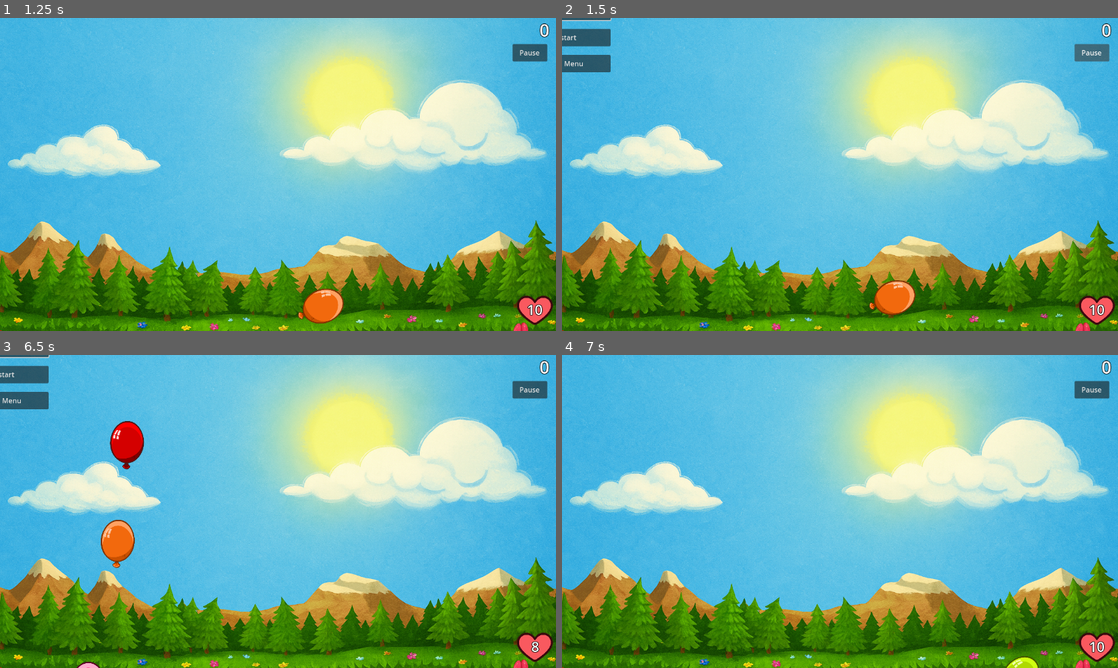
Above: before the commit, frames 1-4 (two rows, left to right).
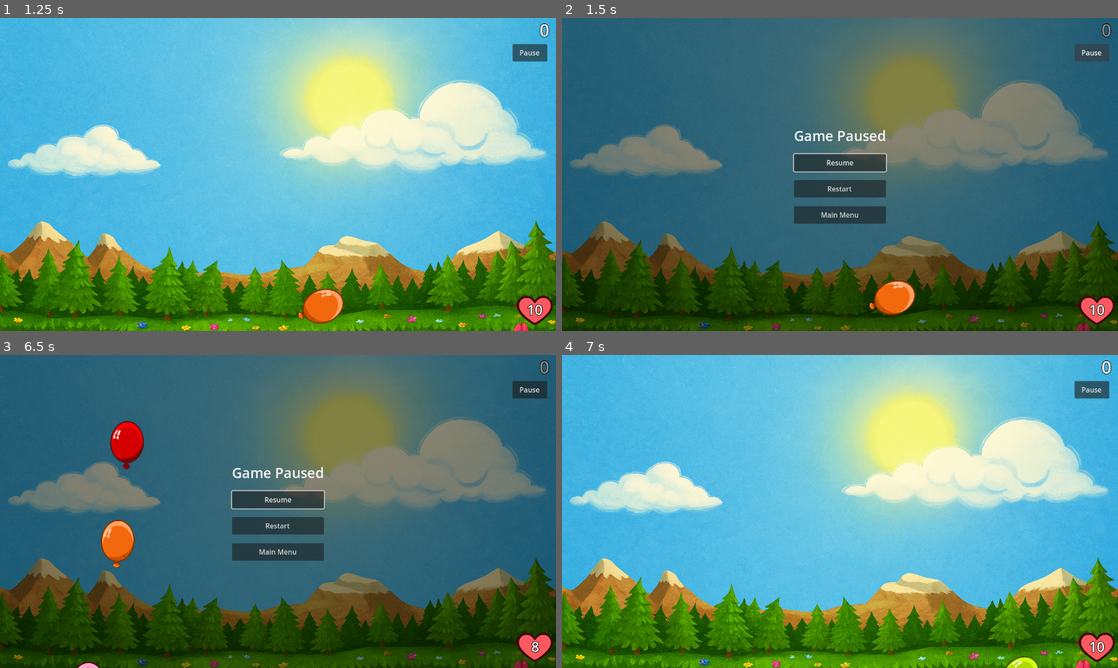
Above: after the commit, the same moments.

Repository: egorlepa/Balloon-Sucker-2
Game: Godot game, scene res://main_menu.tscn
Same seed, same stepped clock (60 frames per second), same inputs: the game is played once before the commit and once after it.
Inputs (mouse positions are in pixels of both pictures, inside the frame that each line leads up to):
- Up to frame 1 (1.25 s): click "Play" at 0.5 s
- Up to frame 2 (1.5 s): click "Pause" at 1.25 s
- Up to frame 3 (6.5 s): click "Restart" at 2 s; tap Enter (ui_accept) at 2.75, 3.02, 3.77, 5.27, 6.02 s; move the mouse to (400, 495) at 2.77 s; click (400, 495) at 2.92 s; move the mouse to (517, 664) at 3.52 s; click (517, 664) at 3.67 s; move the mouse to (333, 442) at 4.27 s; click (333, 442) at 4.42 s; move the mouse to (127, 617) at 5.02 s; click (127, 617) at 5.17 s; move the mouse to (116, 636) at 5.77 s; click (116, 636) at 5.92 s; tap Escape (ui_cancel) at 6.4 s
- Up to frame 4 (7 s): click "Restart" at 6.5 s

Frame 1 is identical in both runs. In frame 2, 98% of the frame differs, in the area x 0-100%, y 0-100%; in frame 3, 97%; in frame 4, nothing differs.

Commit message:
Pause menu working

Diff:
--- a/game.gd
+++ b/game.gd
@@ -139,7 +139,11 @@
 	print("Game paused signal received!")
 	if pause_menu == null:
 		pause_menu = pause_menu_scene.instantiate()
-		get_tree().current_scene.add_child(pause_menu)
+		# Add to the root viewport to ensure proper overlay
+		get_viewport().add_child(pause_menu)
+		# Make it a full-screen overlay
+		pause_menu.set_anchors_and_offsets_preset(Control.PRESET_FULL_RECT)
+		pause_menu.mouse_filter = Control.MOUSE_FILTER_STOP
 	pause_menu.visible = true
 	print("Pause menu set to visible")
 
--- a/game.tscn
+++ b/game.tscn
@@ -59,14 +59,18 @@
 
 [node name="DebugInfo" type="Control" parent="."]
 z_index = 10
+layout_mode = 3
+anchors_preset = 0
 
 [node name="SpeedLabel" type="Label" parent="DebugInfo"]
+layout_mode = 0
 offset_right = 57.0
 offset_bottom = 23.0
 text = "sample"
 label_settings = SubResource("LabelSettings_ryrav")
 
 [node name="SpawnIntervalLabel" type="Label" parent="DebugInfo"]
+layout_mode = 0
 offset_top = 23.0
 offset_right = 57.0
 offset_bottom = 46.0
@@ -74,6 +78,7 @@
 label_settings = SubResource("LabelSettings_ryrav")
 
 [node name="DifficultyLabel" type="Label" parent="DebugInfo"]
+layout_mode = 0
 offset_top = 46.0
 offset_right = 57.0
 offset_bottom = 69.0
@@ -118,7 +123,6 @@
 horizontal_alignment = 2
 vertical_alignment = 1
 
-
 [node name="PauseButton" type="Button" parent="."]
 z_index = 10
 offset_left = 1180.0
--- a/pause_menu.gd
+++ b/pause_menu.gd
@@ -24,8 +24,17 @@
 	# Connect to GameManager signals
 	GameManager.game_resumed.connect(_on_game_resumed)
 
-	# Ensure the pause menu fills the entire viewport
+	# Make this control fill the entire screen as an overlay
 	set_anchors_and_offsets_preset(Control.PRESET_FULL_RECT)
+
+	# Add a semi-transparent background
+	modulate = Color(1, 1, 1, 0.95)
+
+	# Center the VBoxContainer
+	if $VBoxContainer:
+		$VBoxContainer.set_anchors_preset(Control.PRESET_CENTER)
+		$VBoxContainer.set_offsets_preset(Control.PRESET_CENTER)
+		$VBoxContainer.pivot_offset = $VBoxContainer.size / 2
 
 func _on_resume_pressed():
 	"""Handle resume button press - resume the game."""
